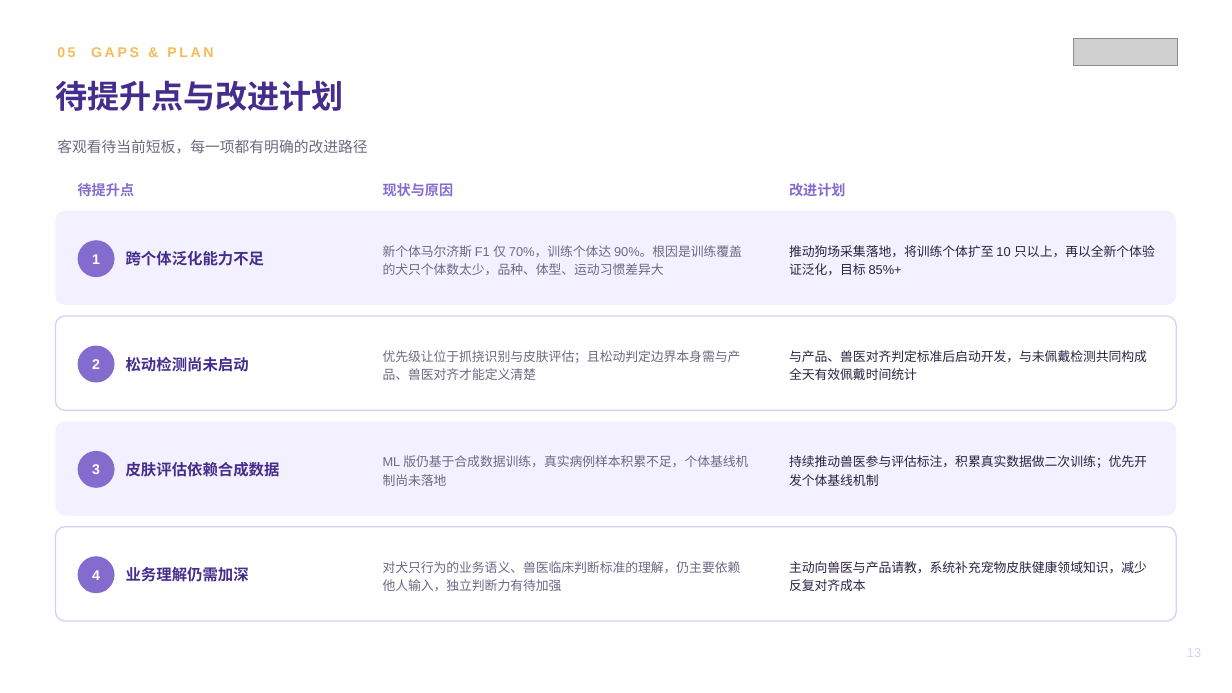
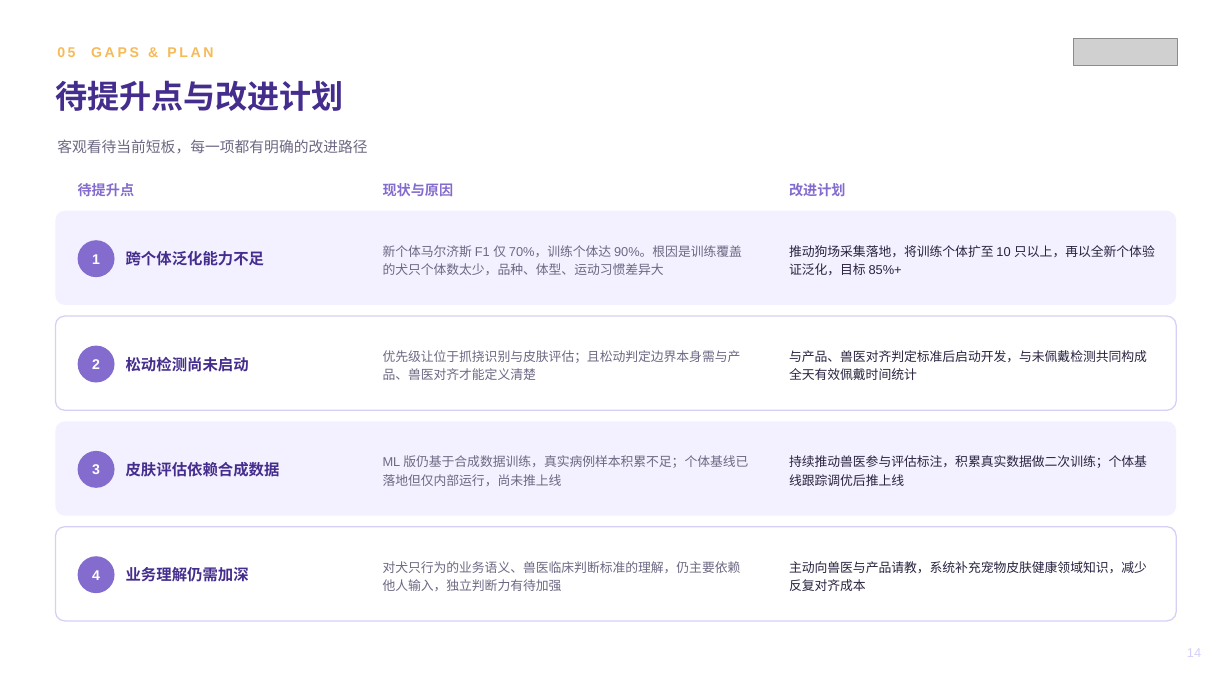
Before and after one commit to zhuyetuo/workplace_soft_skills, a slide deck: slide 14 of 转正述职/转正述职报告-朱业拓.pptx (slide 13 before the commit). Drawn at 1232x693 pixels with LibreOffice and Linux fonts; fonts in the diff are those of the drawing; grey boxes stand for pictures. Boxes give left, top, right and bottom in pixels: in the first picture for what was removed or moved away, otherwise in the second. Text is boxed around its words. In the diff, an @@ line names an element or a change of style, - is before the commit and + after.

```diff
--- a/转正述职/转正述职报告-朱业拓.pptx
+++ b/转正述职/转正述职报告-朱业拓.pptx
@@ text at [383,455,748,486]: text changed @@
-ML 版仍基于合成数据训练，真实病例样本积累不足，个体基线机制尚未落地
+ML 版仍基于合成数据训练，真实病例样本积累不足；个体基线已落地但仅内部运行，尚未推上线
@@ text at [789,455,1147,486]: text changed @@
-持续推动兽医参与评估标注，积累真实数据做二次训练；优先开发个体基线机制
+持续推动兽医参与评估标注，积累真实数据做二次训练；个体基线跟踪调优后推上线
@@ text at [1187,649,1201,657]: text changed @@
-13
+14
```
Also in this commit, not shown: 8 other slides changed, 2 slides added, 1 slide removed, 2 other files.
